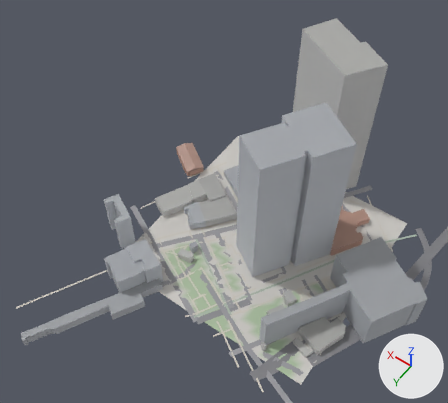
Before and after pictures for a commit that changed the glTF model game/world/tile_-3_1.glb.
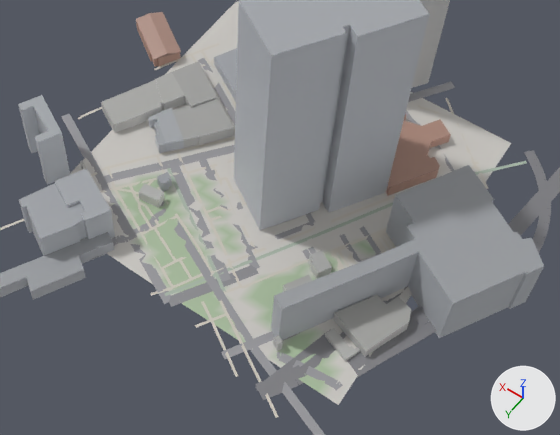
The first picture shows the older version from a 50 mm lens placed at (-847.0, -8.0, 628.0), pointed at (-612.0, -337.0, 110.0). The close-ups show the older and then the newer version on the part from 21% to 98% of the width and 34% to 100% of the height of that picture. Only the edits that show in the close-ups are written down. Lighting does not change. The marker at lower right points along +X, +Y and +Z. Where no turn or scale is listed for an object, it has been applied to the vertices.

Objects in the first close-up: 'buildings', 'roads', 'terrain'.
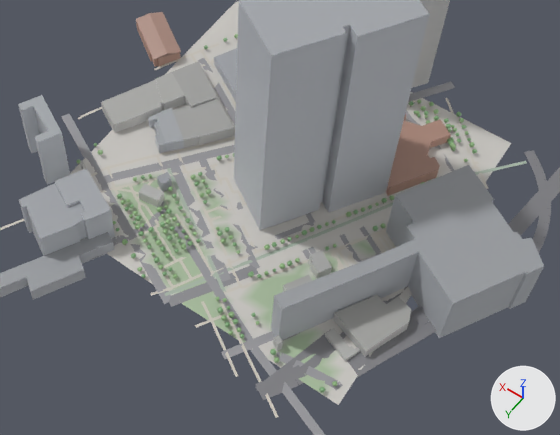
The change, as a diff of the scene's bpy script:
```diff
--- a/game/world/tile_-3_1.glb.py
+++ b/game/world/tile_-3_1.glb.py
@@ me_props @@
+me_props.from_pydata(...)  # 5840 vertices, 9704 faces; spans x -764.0..-511.0, y -512.0..-255.0, z 0.0..10.0
+me_props.materials.append(mat_defaultmaterial_002)
@@ ob_props @@
+ob_props = bpy.data.objects.new('props', me_props)
+ob_props.location = (0.0, 0.0, 0.0)
```

Pixel boxes [x1, y1, x2, y2] of what changed, in the close-ups (560 x 435 px):
'props', added: after [76, 34, 477, 392]
